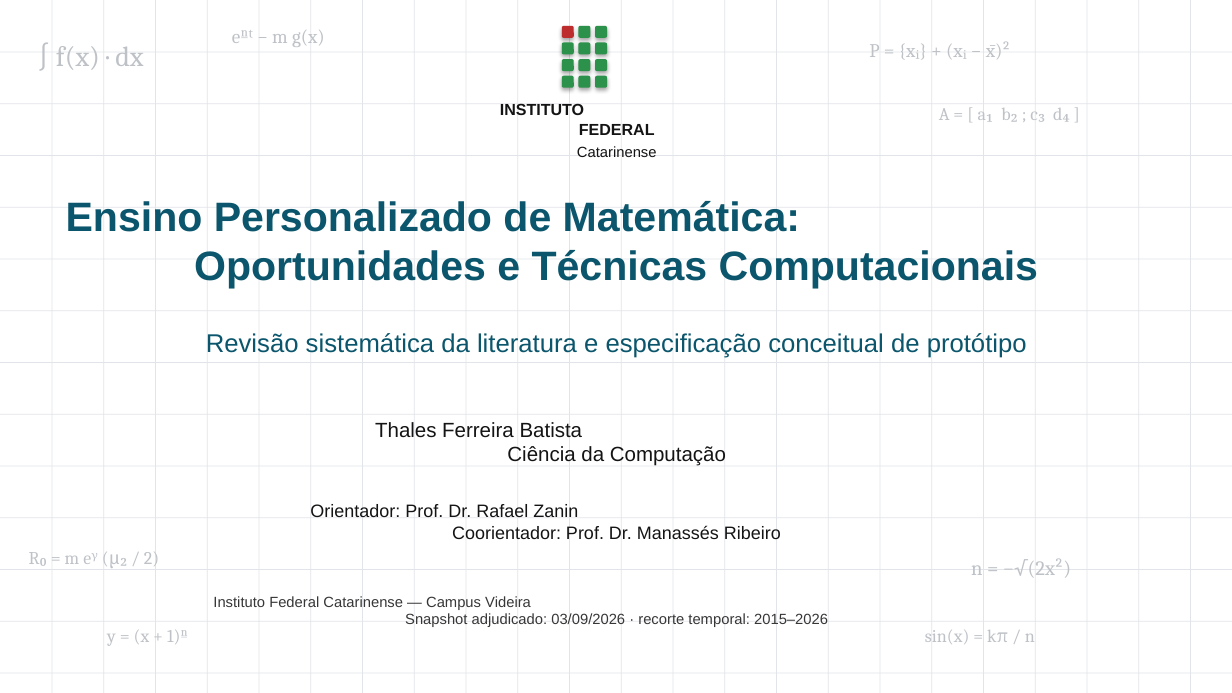
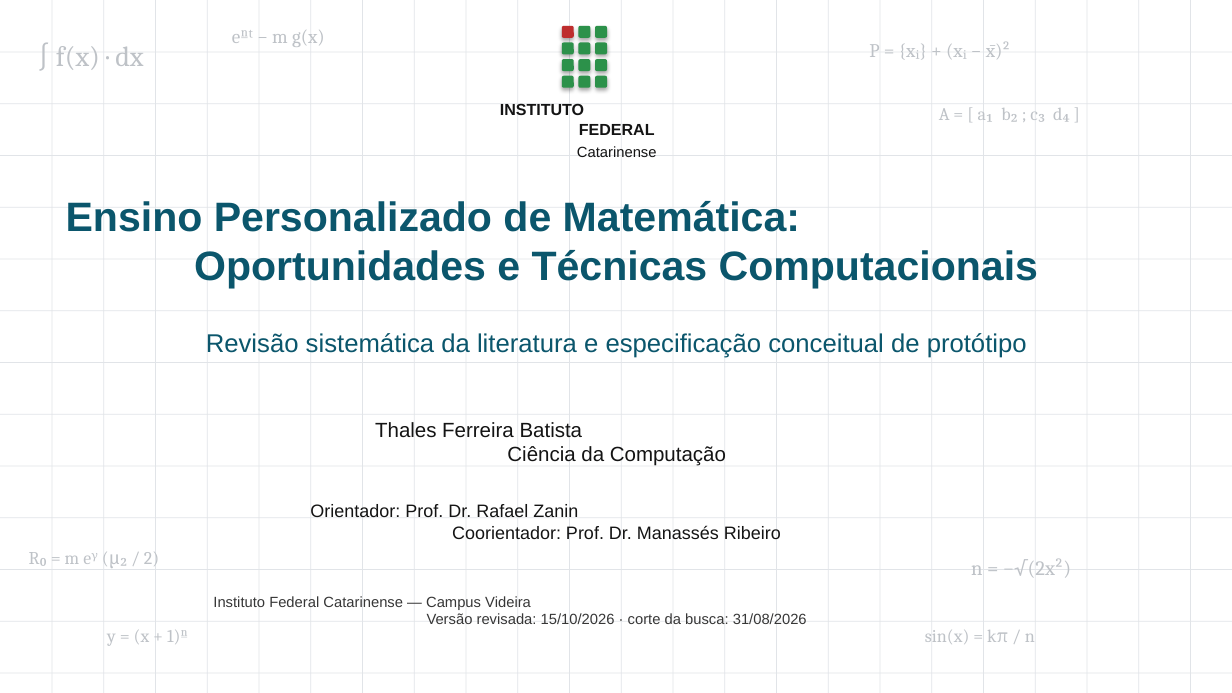
Before and after one commit to thalesfb/ccw, a slide deck: slide 1 of results/tcc/presentation/ensino_personalizado_de_matematica_tcc.pptx. Drawn at 1232x693 pixels with LibreOffice and Linux fonts; fonts in the diff are those of the drawing. Boxes give left, top, right and bottom in pixels: in the first picture for what was removed or moved away, otherwise in the second. Text is boxed around its words. In the diff, an @@ line names an element or a change of style, - is before the commit and + after.

```diff
--- a/results/tcc/presentation/ensino_personalizado_de_matematica_tcc.pptx
+++ b/results/tcc/presentation/ensino_personalizado_de_matematica_tcc.pptx
@@ text at (213,596,807,624): text changed @@
-Instituto Federal Catarinense — Campus Videira
-Snapshot adjudicado: 03/09/2026 · recorte temporal: 2015–2026
+Instituto Federal Catarinense — Campus Videira
+Versão revisada: 15/10/2026 · corte da busca: 31/08/2026
```
Also in this commit, not shown: 10 other slides changed, 3 slides added, 3 slides removed, 58 other files.
